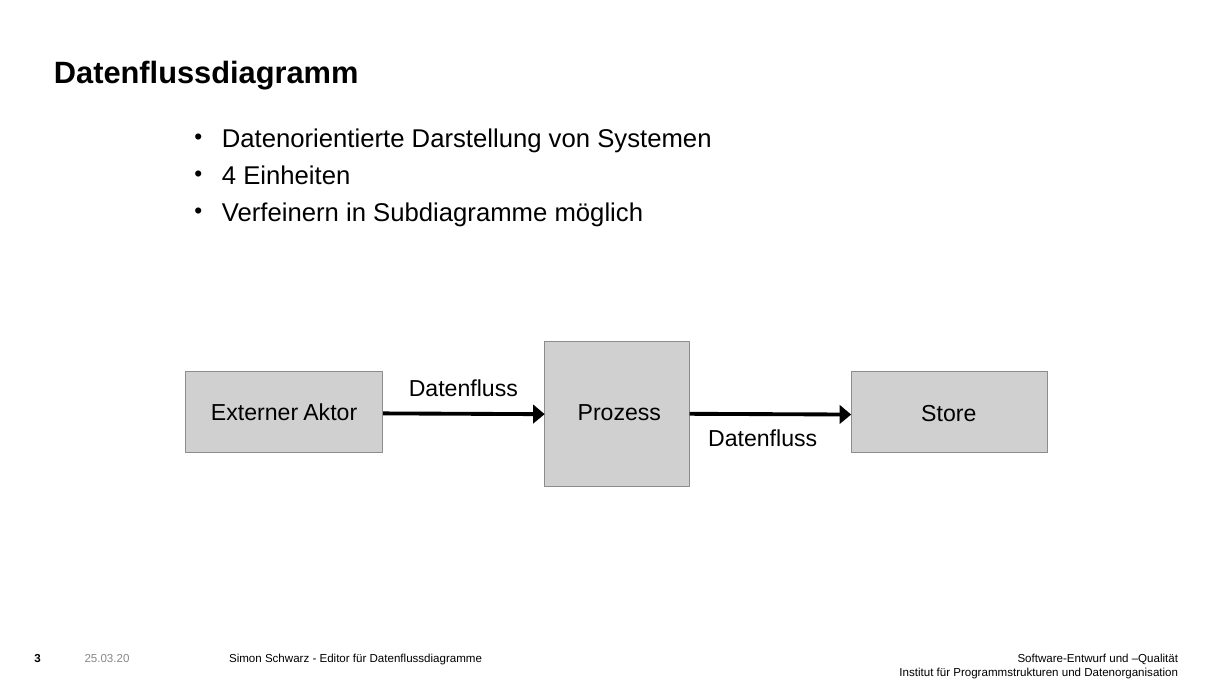
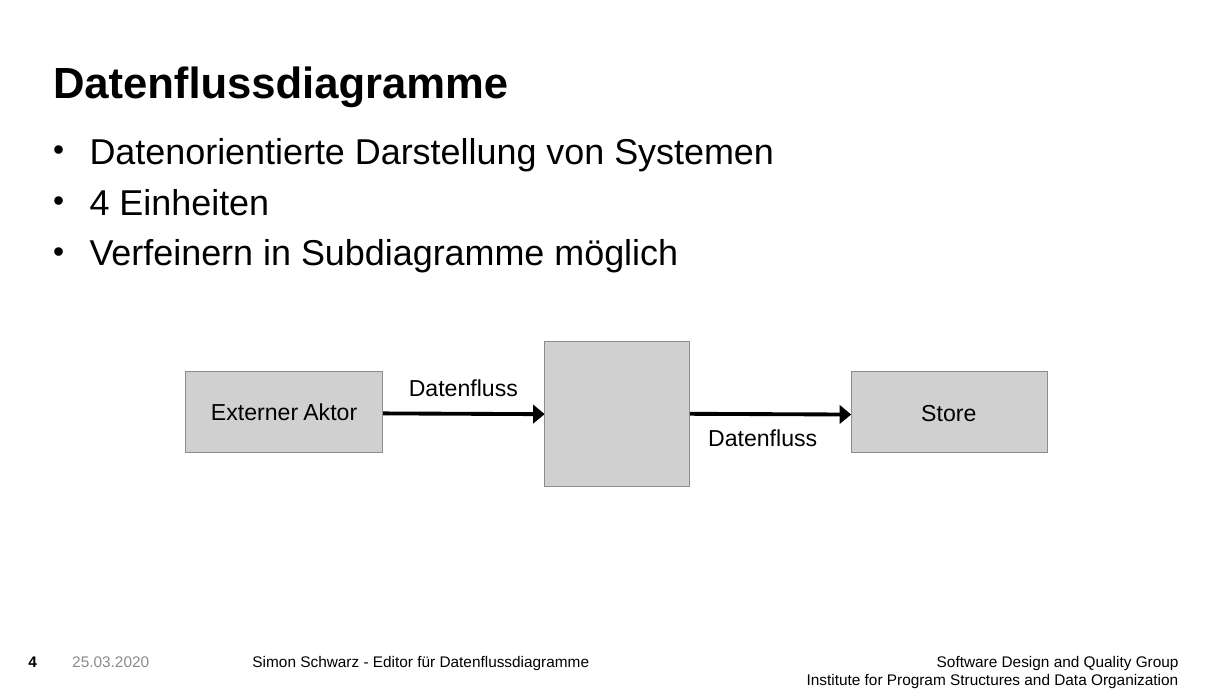
Before and after one commit to FluidTrust/Palladio-Supporting-DataFlowDiagram, a slide deck: slide 4 of presentation/presentation.pptx (slide 3 before the commit). Drawn at 1232x693 pixels with LibreOffice and Linux fonts; fonts in the diff are those of the drawing; grey boxes stand for pictures; background and template pictures are left out. Boxes give left, top, right and bottom in pixels: in the first picture for what was removed or moved away, otherwise in the second. Text is boxed around its words. In the diff, an @@ line names an element or a change of style, - is before the commit and + after.

```diff
--- a/presentation/presentation.pptx
+++ b/presentation/presentation.pptx
@@ title added at (53,66,508,107), 34 pt, text #000000, bold @@
+Datenflussdiagramme
@@ title removed at (54,60,359,89) @@
-Datenflussdiagramm
@@ text "Datenorientierte Darstellung von Systemen": place and size @@
-text "Datenorientierte Darstellung von Systemen" at (222,128,711,227)
+text "Datenorientierte Darstellung von Systemen" at (90,138,774,272)
@@ text "Datenorientierte Darstellung von Systemen" at (90,138,774,272): size 20 to 28 pt; indent changed; more space between paragraphs @@
@@ text removed at (578,404,661,421) @@
-Prozess
@@ page number added at (28,656,37,667), 12 pt, text #000000, bold @@
+4
@@ page number removed at (34,654,40,662) @@
-3
@@ text at (72,656,149,667): text changed; size 9 to 12 pt; text colour #898989 to #8C8C8C @@
-25.03.20
+25.03.2020
@@ text "Simon Schwarz - Editor für ...": place and size @@
-text "Simon Schwarz - Editor für ..." at (229,653,482,665)
+text "Simon Schwarz - Editor für ..." at (252,656,589,670)
@@ text "Simon Schwarz - Editor für ..." at (252,656,589,670): size 9 to 12 pt @@
@@ text at (807,656,1179,688): text changed; size 9 to 12 pt @@
-Software-Entwurf und –Qualität
-Institut für Programmstrukturen und Datenorganisation
+Software Design and Quality Group
+Institute for Program Structures and Data Organization
```
Also in this commit, not shown: 3 other slides changed, 18 slides added, 6 slides removed, 35 other files.
